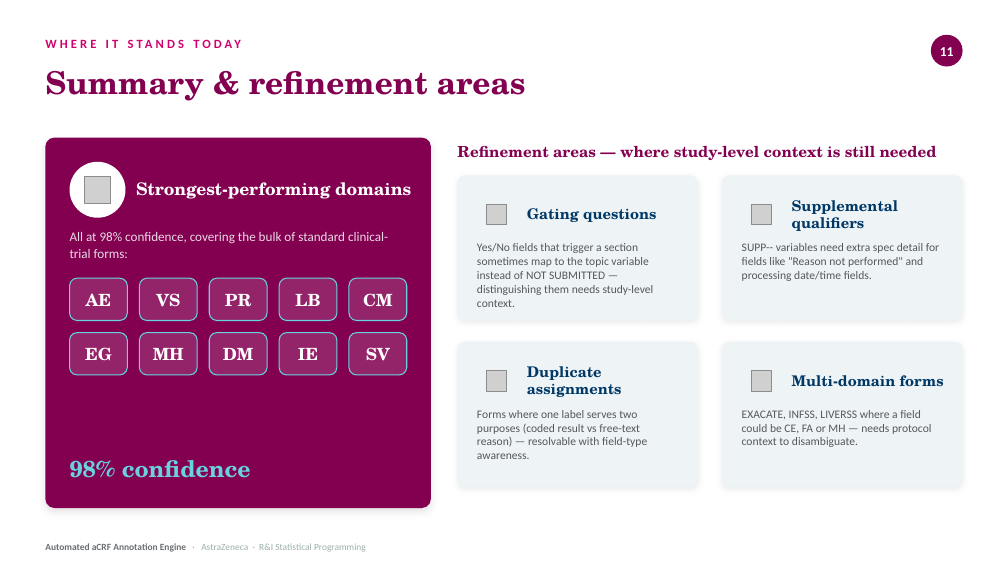
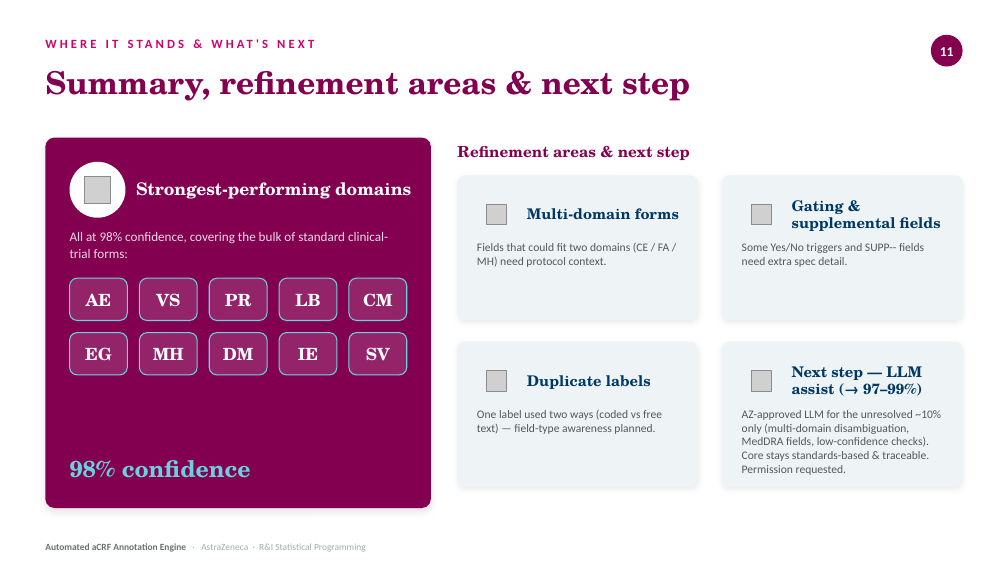
Before and after one commit to clonefutura10/design-repo, a slide deck: slide 7 of DEMO_PPT.pptx. Drawn at 1008x567 pixels with LibreOffice and Linux fonts; fonts in the diff are those of the drawing; grey boxes stand for pictures. Boxes give left, top, right and bottom in pixels: in the first picture for what was removed or moved away, otherwise in the second. Text is boxed around its words. In the diff, an @@ line names an element or a change of style, - is before the commit and + after.

```diff
--- a/DEMO_PPT.pptx
+++ b/DEMO_PPT.pptx
@@ text at bbox=[45, 71, 690, 101]: text changed @@
-Summary & refinement areas
+Summary, refinement areas & next step
@@ text at bbox=[457, 146, 690, 160]: text changed @@
-Refinement areas — where study-level context is still needed
+Refinement areas & next step
@@ text at bbox=[527, 208, 679, 220]: text changed @@
-Gating questions
+Multi-domain forms
@@ text at bbox=[792, 200, 941, 231]: text changed @@
-Supplemental qualifiers
+Gating & supplemental fields
@@ text at bbox=[477, 243, 669, 267]: text changed @@
-Yes/No fields that trigger a section sometimes map to the topic variable instead of NOT SUBMITTED — distinguishing them needs study-level context.
+Fields that could fit two domains (CE / FA / MH) need protocol context.
@@ text at bbox=[742, 243, 924, 267]: text changed @@
-SUPP-- variables need extra spec detail for fields like "Reason not performed" and processing date/time fields.
+Some Yes/No triggers and SUPP-- fields need extra spec detail.
@@ text at bbox=[527, 375, 651, 389]: text changed @@
-Duplicate assignments
+Duplicate labels
@@ text at bbox=[792, 366, 922, 396]: text changed @@
-Multi-domain forms
+Next step — LLM assist (→ 97–99%)
@@ text at bbox=[477, 410, 662, 434]: text changed @@
-Forms where one label serves two purposes (coded result vs free-text reason) — resolvable with field-type awareness.
+One label used two ways (coded vs free text) — field-type awareness planned.
@@ text at bbox=[742, 410, 941, 475]: text changed @@
-EXACATE, INFSS, LIVERSS where a field could be CE, FA or MH — needs protocol context to disambiguate.
+AZ-approved LLM for the unresolved ~10% only (multi-domain disambiguation, MedDRA fields, low-confidence checks). Core stays standards-based & traceable. Permission requested.
```
Also in this commit, not shown: 1 slide removed.
